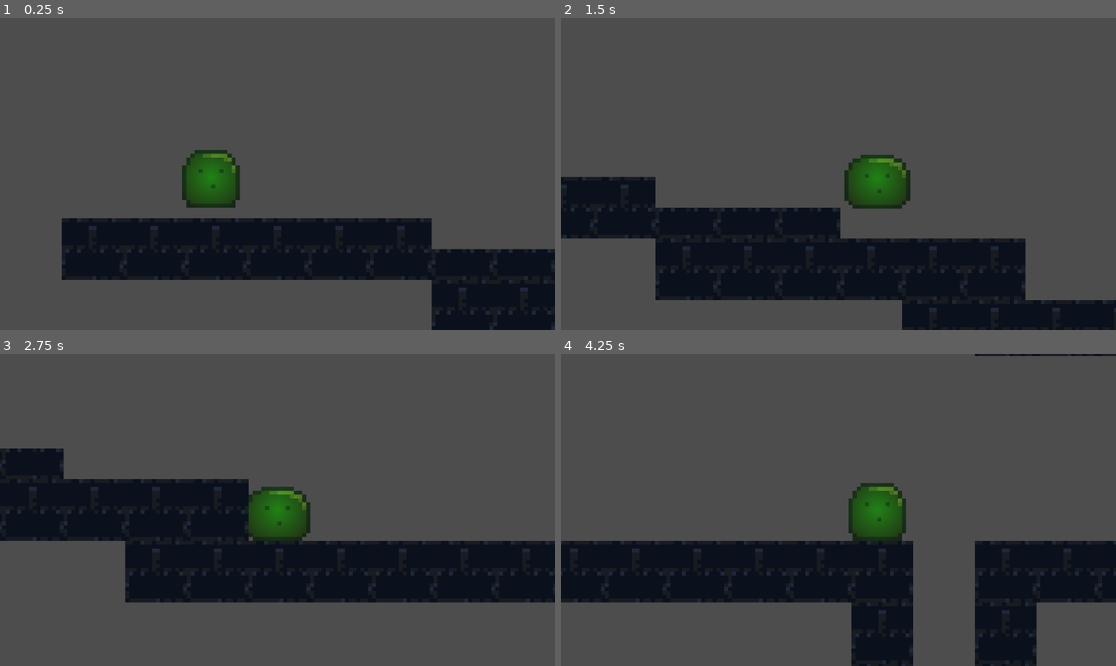
Above: before the commit, frames 1-4 (two rows, left to right).
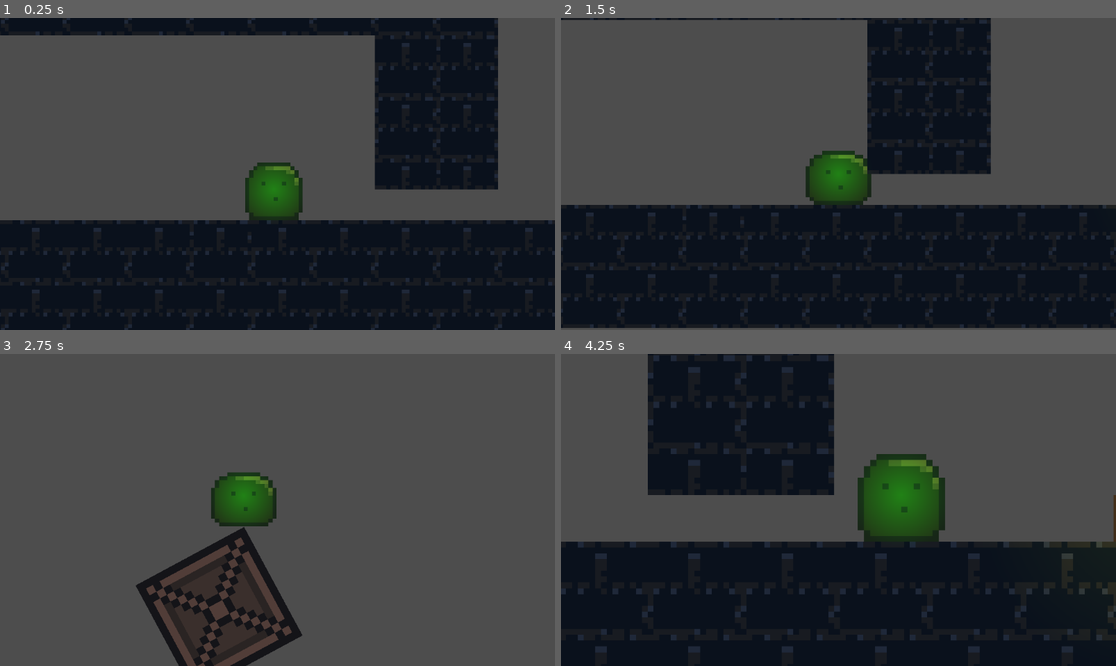
Above: after the commit, the same moments.

Repository: jkuball/splittle-bocks
Game: Godot game, scene res://scenes/levels/level1.tscn
The game is run twice, just before and just after one commit, with the same random seed, the same clock (stepped at 60 frames per second) and the same inputs.
Inputs:
- Up to frame 1 (0.25 s): no input
- Up to frame 2 (1.5 s): hold D (player_right) from 0.53 s (still down); tap Space (player_splittle) at 0.6, 1.35 s
- Up to frame 3 (2.75 s): release D (player_right) at 2.03 s; hold A (player_left) from 2.03 s (still down); tap Space (player_splittle) at 2.1 s
- Up to frame 4 (4.25 s): release A (player_left) at 2.78 s; hold D (player_right) from 2.78 s (still down); tap Space (player_splittle) at 2.85, 3.6 s; tap R (respawn, bound only after the commit) at 4.15 s

The runs differ from the first frame. In frame 1, 38% of the frame differs, in the area x 0-100%, y 0-100%; in frame 2, 34%; in frame 3, 29%; in frame 4, 39%.

Commit message:
Sterben!!!

Diff:
--- a/project.godot
+++ b/project.godot
@@ -41,6 +41,11 @@
 "events": [Object(InputEventKey,"resource_local_to_scene":false,"resource_name":"","device":0,"window_id":0,"alt_presse …(189 unchanged characters)…
 ]
 }
+respawn={
+"deadzone": 0.5,
+"events": [Object(InputEventKey,"resource_local_to_scene":false,"resource_name":"","device":-1,"window_id":0,"alt_pressed":false,"shift_pressed":false,"ctrl_pressed":false,"meta_pressed":false,"pressed":false,"keycode":0,"physical_keycode":82,"key_label":0,"unicode":82,"location":0,"echo":false,"script":null)
+]
+}
 
 [rendering]
 
--- /dev/null
+++ b/scenes/hud.tscn
@@ -0,0 +1,23 @@
+[gd_scene load_steps=3 format=3 uid="uid://dfs4csrso2wcm"]
+
+[ext_resource type="Script" path="res://scripts/hud.gd" id="1_jp85u"]
+
+[sub_resource type="LabelSettings" id="LabelSettings_r6h3t"]
+font_size = 45
+font_color = Color(1, 0, 0, 1)
+
+[node name="HUD" type="CanvasLayer"]
+script = ExtResource("1_jp85u")
+
+[node name="Label_Die" type="Label" parent="."]
+visible = false
+anchors_preset = 15
+anchor_right = 1.0
+anchor_bottom = 1.0
+grow_horizontal = 2
+grow_vertical = 2
+text = "You Died!
+press R to restart"
+label_settings = SubResource("LabelSettings_r6h3t")
+horizontal_alignment = 1
+vertical_alignment = 1
--- a/scenes/levels/level1.tscn
+++ b/scenes/levels/level1.tscn
@@ -1,9 +1,10 @@
-[gd_scene load_steps=5 format=4 uid="uid://ghisqlvggvpd"]
+[gd_scene load_steps=6 format=4 uid="uid://ghisqlvggvpd"]
 
 [ext_resource type="Script" path="res://scripts/follow_player.gd" id="1_ncram"]
-[ext_resource type="PackedScene" uid="uid://c2wkhfsiwtuvv" path="res://scenes/player.tscn" id="2_i11q5"]
+[ext_resource type="PackedScene" uid="uid://ccicfing1r2rg" path="res://scenes/player.tscn" id="2_i11q5"]
 [ext_resource type="TileSet" uid="uid://buf3uaa5v4x1x" path="res://assets/tile_set_full.tres" id="3_0881b"]
 [ext_resource type="PackedScene" uid="uid://cu4gu0acf6dp1" path="res://scenes/goal.tscn" id="4_pcl5x"]
+[ext_resource type="PackedScene" uid="uid://dfs4csrso2wcm" path="res://scenes/hud.tscn" id="5_nbs3j"]
 
 [node name="Node2D" type="Node2D"]
 
@@ -13,8 +14,9 @@
 player = NodePath("../Player")
 
 [node name="Player" parent="." node_paths=PackedStringArray("spawn_target") instance=ExtResource("2_i11q5")]
-position = Vector2(-3146, 14)
+position = Vector2(558, 806)
 spawn_target = NodePath("..")
+number_of_available_boxes = 1
 
 [node name="TileMapLayer" type="TileMapLayer" parent="."]
 scale = Vector2(8, 8)
@@ -28,4 +30,7 @@
 [node name="CanvasModulate" type="CanvasModulate" parent="."]
 color = Color(0.493545, 0.493546, 0.493546, 1)
 
+[node name="HUD" parent="." instance=ExtResource("5_nbs3j")]
+
+[connection signal="end" from="Player" to="HUD" method="_on_player_end"]
 [connection signal="splittle" from="Player" to="Camera2D" method="_on_player_splittle"]
--- a/scenes/levels/level2.tscn
+++ b/scenes/levels/level2.tscn
@@ -1,9 +1,10 @@
-[gd_scene load_steps=5 format=4 uid="uid://dyxhy4ei2dwyq"]
+[gd_scene load_steps=6 format=4 uid="uid://dyxhy4ei2dwyq"]
 
 [ext_resource type="Script" path="res://scripts/follow_player.gd" id="1_rdclj"]
 [ext_resource type="PackedScene" uid="uid://ccicfing1r2rg" path="res://scenes/player.tscn" id="2_tkm38"]
 [ext_resource type="TileSet" uid="uid://buf3uaa5v4x1x" path="res://assets/tile_set_full.tres" id="3_vtjo7"]
 [ext_resource type="PackedScene" uid="uid://cu4gu0acf6dp1" path="res://scenes/goal.tscn" id="4_k4d5h"]
+[ext_resource type="PackedScene" uid="uid://dfs4csrso2wcm" path="res://scenes/hud.tscn" id="5_v4pg5"]
 
 [node name="Node2D3" type="Node2D"]
 
@@ -16,6 +17,7 @@
 [node name="Player" parent="." node_paths=PackedStringArray("spawn_target") instance=ExtResource("2_tkm38")]
 position = Vector2(184, 455)
 spawn_target = NodePath("..")
+number_of_available_boxes = 1
 
 [node name="TileMapLayer" type="TileMapLayer" parent="."]
 scale = Vector2(8, 8)
@@ -28,4 +30,6 @@
 [node name="CanvasModulate" type="CanvasModulate" parent="."]
 color = Color(0.493545, 0.493546, 0.493546, 1)
 
+[node name="HUD" parent="." instance=ExtResource("5_v4pg5")]
+
 [connection signal="splittle" from="Player" to="Camera2D" method="_on_player_splittle"]
--- a/scenes/levels/level3.tscn
+++ b/scenes/levels/level3.tscn
@@ -1,9 +1,10 @@
-[gd_scene load_steps=5 format=4 uid="uid://csmkgaf6dn32l"]
+[gd_scene load_steps=6 format=4 uid="uid://csmkgaf6dn32l"]
 
 [ext_resource type="Script" path="res://scripts/follow_player.gd" id="1_378in"]
-[ext_resource type="PackedScene" uid="uid://c2wkhfsiwtuvv" path="res://scenes/player.tscn" id="2_lu5v1"]
+[ext_resource type="PackedScene" uid="uid://ccicfing1r2rg" path="res://scenes/player.tscn" id="2_lu5v1"]
 [ext_resource type="TileSet" uid="uid://buf3uaa5v4x1x" path="res://assets/tile_set_full.tres" id="3_y24ti"]
 [ext_resource type="PackedScene" uid="uid://cu4gu0acf6dp1" path="res://scenes/goal.tscn" id="4_owqps"]
+[ext_resource type="PackedScene" uid="uid://dfs4csrso2wcm" path="res://scenes/hud.tscn" id="5_jnkkb"]
 
 [node name="Node2D3" type="Node2D"]
 
@@ -16,6 +17,7 @@
 [node name="Player" parent="." node_paths=PackedStringArray("spawn_target") instance=ExtResource("2_lu5v1")]
 position = Vector2(184, 455)
 spawn_target = NodePath("..")
+number_of_available_boxes = 2
 
 [node name="TileMapLayer" type="TileMapLayer" parent="."]
 scale = Vector2(8, 8)
@@ -28,4 +30,6 @@
 [node name="Goal" parent="." instance=ExtResource("4_owqps")]
 position = Vector2(1724, 570)
 
+[node name="HUD" parent="." instance=ExtResource("5_jnkkb")]
+
 [connection signal="splittle" from="Player" to="Camera2D" method="_on_player_splittle"]
--- a/scenes/levels/level4.tscn
+++ b/scenes/levels/level4.tscn
@@ -1,9 +1,10 @@
-[gd_scene load_steps=5 format=4 uid="uid://di482ofk34j6x"]
+[gd_scene load_steps=6 format=4 uid="uid://di482ofk34j6x"]
 
 [ext_resource type="Script" path="res://scripts/follow_player.gd" id="1_srq18"]
-[ext_resource type="PackedScene" uid="uid://c2wkhfsiwtuvv" path="res://scenes/player.tscn" id="2_gtv0c"]
+[ext_resource type="PackedScene" uid="uid://ccicfing1r2rg" path="res://scenes/player.tscn" id="2_gtv0c"]
 [ext_resource type="TileSet" uid="uid://buf3uaa5v4x1x" path="res://assets/tile_set_full.tres" id="3_3ycej"]
 [ext_resource type="PackedScene" uid="uid://dk60gs2hajwx7" path="res://scenes/pressure_plate.tscn" id="4_0lwj4"]
+[ext_resource type="PackedScene" uid="uid://dfs4csrso2wcm" path="res://scenes/hud.tscn" id="5_dcl38"]
 
 [node name="Node2D3" type="Node2D"]
 
@@ -28,4 +29,6 @@
 [node name="CanvasModulate" type="CanvasModulate" parent="."]
 color = Color(0.493545, 0.493546, 0.493546, 1)
 
+[node name="HUD" parent="." instance=ExtResource("5_dcl38")]
+
 [connection signal="splittle" from="Player" to="Camera2D" method="_on_player_splittle"]
--- a/scenes/main_scene.tscn
+++ /dev/null
@@ -1,3 +0,0 @@
-[gd_scene format=3 uid="uid://ccsje5l8pgxei"]
-
-[node name="main_scene" type="Node2D"]
--- /dev/null
+++ b/scenes/overlay.tscn
@@ -0,0 +1,27 @@
+[gd_scene load_steps=2 format=3 uid="uid://bhd3lk0woytap"]
+
+[sub_resource type="LabelSettings" id="LabelSettings_t77hy"]
+font_size = 45
+font_color = Color(1, 0, 0, 1)
+
+[node name="Control" type="Control"]
+layout_mode = 3
+anchors_preset = 15
+anchor_right = 1.0
+anchor_bottom = 1.0
+grow_horizontal = 2
+grow_vertical = 2
+
+[node name="Label_Die" type="Label" parent="."]
+visible = false
+layout_mode = 1
+anchors_preset = 15
+anchor_right = 1.0
+anchor_bottom = 1.0
+grow_horizontal = 2
+grow_vertical = 2
+text = "You Died!
+press R to restart"
+label_settings = SubResource("LabelSettings_t77hy")
+horizontal_alignment = 1
+vertical_alignment = 1
--- a/scenes/player.tscn
+++ b/scenes/player.tscn
@@ -57,7 +57,8 @@
 turbulence_noise_scale = 8.455
 collision_mode = 1
 collision_friction = 0.14
-collision_bounce = 0.6
+collision_bounce = 0.1
+collision_use_scale = true
 
 [sub_resource type="Gradient" id="Gradient_r18ek"]
 colors = PackedColorArray(1, 1, 1, 1, 0, 1, 0, 1)
@@ -78,6 +79,13 @@
 fill_to = Vector2(0.5, 0)
 
 [sub_resource type="CircleShape2D" id="CircleShape2D_jgs71"]
+
+[sub_resource type="Gradient" id="Gradient_ca8q4"]
+
+[sub_resource type="Gradient" id="Gradient_acq61"]
+colors = PackedColorArray(0, 0.301961, 0, 1, 0, 1, 0.333333, 1)
+
+[sub_resource type="ShaderMaterial" id="ShaderMaterial_gh8hy"]
 
 [node name="Player" type="CharacterBody2D"]
 script = ExtResource("1_lmyi4")
@@ -106,6 +114,7 @@
 shape = SubResource("SegmentShape2D_1xa1c")
 
 [node name="GPUParticles2D" type="GPUParticles2D" parent="."]
+visible = false
 emitting = false
 amount = 20
 process_material = SubResource("ParticleProcessMaterial_pywtj")
@@ -126,6 +135,26 @@
 scale = Vector2(5.02, 5.02)
 shape = SubResource("CircleShape2D_jgs71")
 
+[node name="CPUParticles2D" type="CPUParticles2D" parent="."]
+emitting = false
+amount = 40
+lifetime = 4.0
+one_shot = true
+explosiveness = 1.0
+lifetime_randomness = 0.62
+emission_shape = 1
+emission_sphere_radius = 64.09
+direction = Vector2(0, -1)
+initial_velocity_min = 407.45
+initial_velocity_max = 635.2
+scale_amount_max = 15.17
+color_ramp = SubResource("Gradient_ca8q4")
+color_initial_ramp = SubResource("Gradient_acq61")
+
+[node name="GPUParticles2D2" type="GPUParticles2D" parent="."]
+visible = false
+process_material = SubResource("ShaderMaterial_gh8hy")
+
 [connection signal="body_entered" from="Area2D" to="." method="_on_area_2d_body_entered"]
 [connection signal="body_exited" from="Area2D" to="." method="_on_area_2d_body_exited"]
 [connection signal="body_entered" from="PlatzArea" to="." method="_on_platz_area_body_entered"]
--- /dev/null
+++ b/scripts/hud.gd
@@ -0,0 +1,16 @@
+extends CanvasLayer
+
+
+# Called when the node enters the scene tree for the first time.
+func _ready() -> void:
+	pass # Replace with function body.
+
+
+# Called every frame. 'delta' is the elapsed time since the previous frame.
+func _process(delta: float) -> void:
+	pass
+
+
+func _on_player_end(toggle: bool) -> void:
+	#print_debug("Das Ende naht!")
+	$Label_Die.visible = true
--- a/scripts/player_movement.gd
+++ b/scripts/player_movement.gd
@@ -11,6 +11,8 @@
 
 signal splittle(scale: Vector2)
 
+signal end(toggle: bool)
+
 const SPEED = 58000.0
 
 var bocksScale = 1.0
@@ -20,6 +22,8 @@
 
 var is_scale_bocks = false
 var bocks_preview
+
+var dead = false
 
 func _a_bocks_decayed(box: Node2D):
 	bocksScale *= 2
@@ -55,6 +59,14 @@
 		bocks_preview.set_position(-Vector2(TEXTURE_PIXEL_SIZE*8,0))
 
 func _physics_process(delta: float) -> void:
+
+	if dead:
+		if Input.is_action_just_released("respawn"):
+			var current_scene_file = get_tree().current_scene.scene_file_path
+			var same_level_number = current_scene_file.to_int()
+			var same_level_path = "res://scenes/levels/level"+str(same_level_number)+".tscn"
+			get_tree().change_scene_to_file(same_level_path)
+		return
 	# Add the gravity.
 	if (not is_on_floor()) and (not is_scale_bocks):
 		velocity += get_gravity() * delta
@@ -138,4 +150,11 @@
 
 func _on_platz_area_body_entered(body):
 	if body is TileMapLayer:
-		print_debug("boom -- ich bin geplatzt! ", body)
+		die()
+
+func die():
+	$CPUParticles2D.emitting = true
+	#print_debug("boom -- ich bin geplatzt! ", body)
+	$AnimatedSprite2D.visible = false
+	end.emit(true)
+	dead = true
Not shown: 1 places in scenes/player.tscn that only renumber resources
